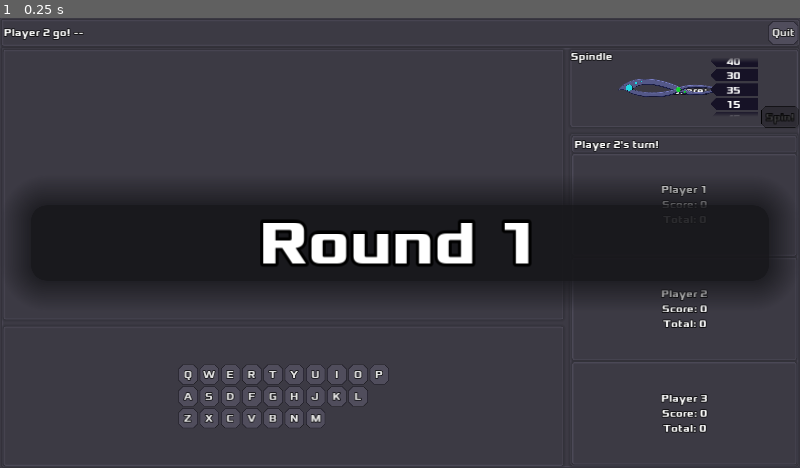
Above: before the commit, frame 1.
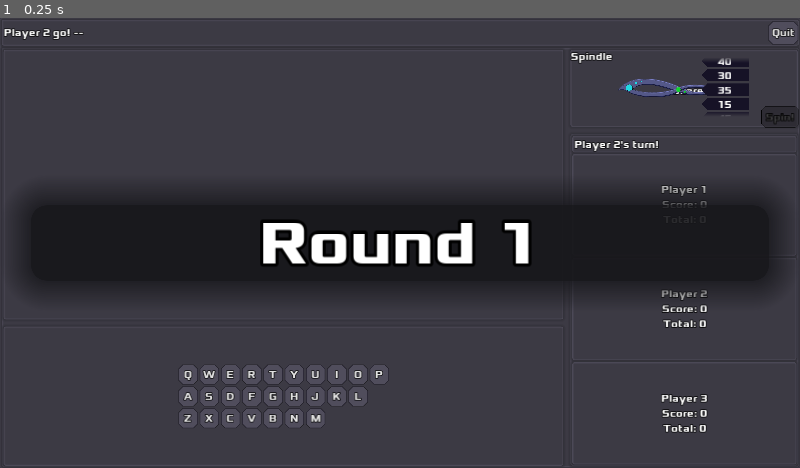
Above: after the commit, the same moment.

Repository: zacryol/spindle-of-serendipity
Game: Godot game, scene res://game/GamePanel.tscn
Same seed, same stepped clock (60 frames per second), same inputs: the game is played once before the commit and once after it. This scene is started directly instead of the project's main scene.
Inputs:
- Up to frame 1 (0.25 s): no input

The runs differ from the first frame. In frame 1, 0.4% of the frame differs, in the area x 87-95%, y 8-22%.
Error in both runs: Division By Zero in operator '%'. (res://system/singletons/EntryManager.gd:72)

Commit message:
Shifted panels left toavoid button overlap

Diff:
--- a/godot/game/components/SpindleScores.tscn
+++ b/godot/game/components/SpindleScores.tscn
@@ -9,9 +9,9 @@
 shadow_size = 9
 
 [node name="SpindleScores" type="Control"]
-margin_left = 224.0
+margin_left = 210.0
 margin_top = 5.0
-margin_right = 299.0
+margin_right = 285.0
 margin_bottom = 120.0
 rect_clip_content = true
 script = ExtResource( 1 )
@@ -34,29 +34,36 @@
 }
 
 [node name="ScoreItem" parent="VBoxContainer" instance=ExtResource( 2 )]
+margin_right = 74.0
 
 [node name="ScoreItem2" parent="VBoxContainer" instance=ExtResource( 2 )]
 margin_top = 23.0
+margin_right = 74.0
 margin_bottom = 42.0
 
 [node name="ScoreItem3" parent="VBoxContainer" instance=ExtResource( 2 )]
 margin_top = 46.0
+margin_right = 74.0
 margin_bottom = 65.0
 
 [node name="ScoreItem4" parent="VBoxContainer" instance=ExtResource( 2 )]
 margin_top = 69.0
+margin_right = 74.0
 margin_bottom = 88.0
 
 [node name="ScoreItem5" parent="VBoxContainer" instance=ExtResource( 2 )]
 margin_top = 92.0
+margin_right = 74.0
 margin_bottom = 111.0
 
 [node name="ScoreItem6" parent="VBoxContainer" instance=ExtResource( 2 )]
 margin_top = 115.0
+margin_right = 74.0
 margin_bottom = 134.0
 
 [node name="ScoreItem7" parent="VBoxContainer" instance=ExtResource( 2 )]
 margin_top = 138.0
+margin_right = 74.0
 margin_bottom = 157.0
 
 [node name="Panel" type="Panel" parent="."]
